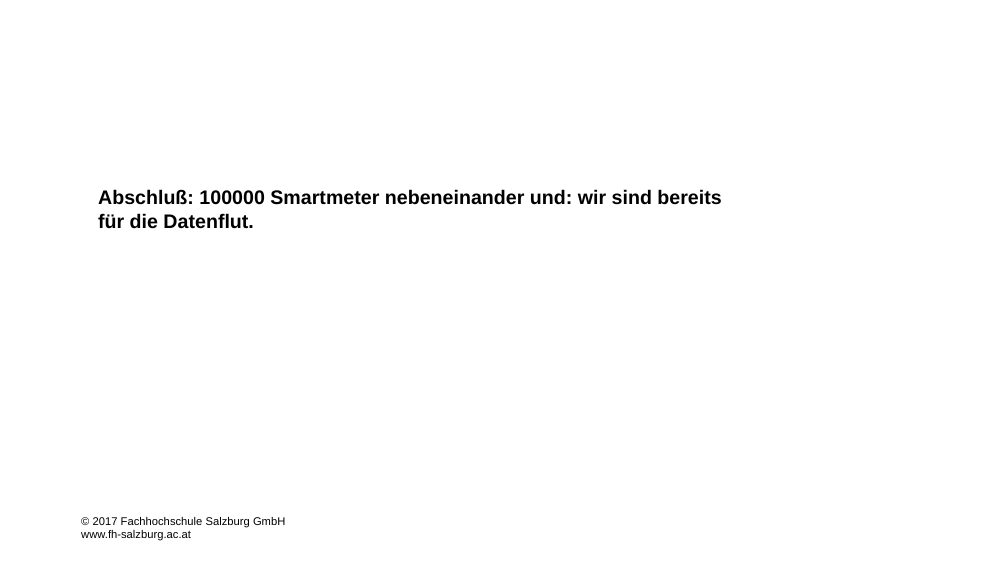
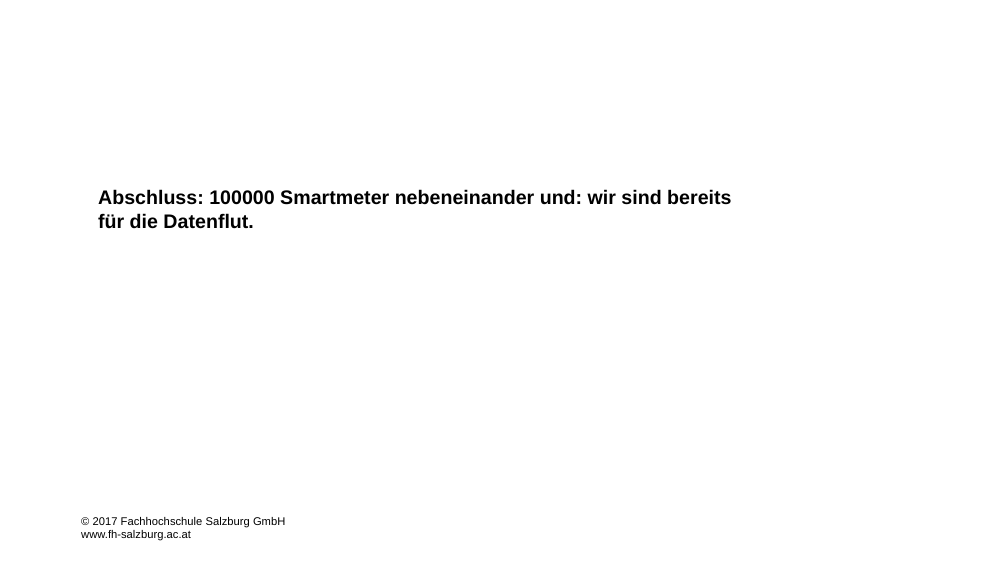
Before and after one commit to reikla/RD-Project, a slide deck: slide 12 of Projektplanung/Endabgabedokumente/R&D-Endpraesentation - work in progress.pptx (slide 11 before the commit). Drawn at 1008x567 pixels with LibreOffice and Linux fonts; fonts in the diff are those of the drawing; background and template pictures are left out. Boxes give left, top, right and bottom in pixels: in the first picture for what was removed or moved away, otherwise in the second. Text is boxed around its words. In the diff, an @@ line names an element or a change of style, - is before the commit and + after.

```diff
--- a/Projektplanung/Endabgabedokumente/R&D-Endpraesentation - work in progress.pptx
+++ b/Projektplanung/Endabgabedokumente/R&D-Endpraesentation - work in progress.pptx
@@ text at (98,189,731,229): text changed @@
-Abschluß: 100000 Smartmeter nebeneinander und: wir sind bereits für die Datenflut.
+Abschluss: 100000 Smartmeter nebeneinander und: wir sind bereits für die Datenflut.
```
Also in this commit, not shown: 7 other slides changed, 1 slide added.
